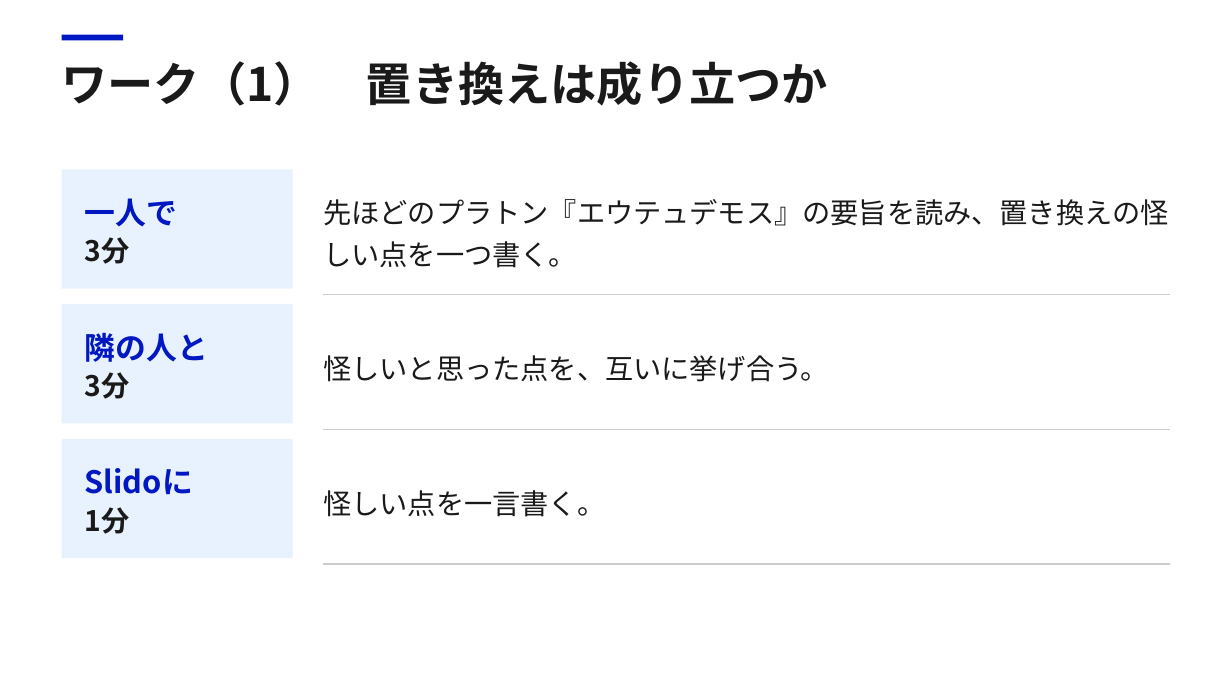
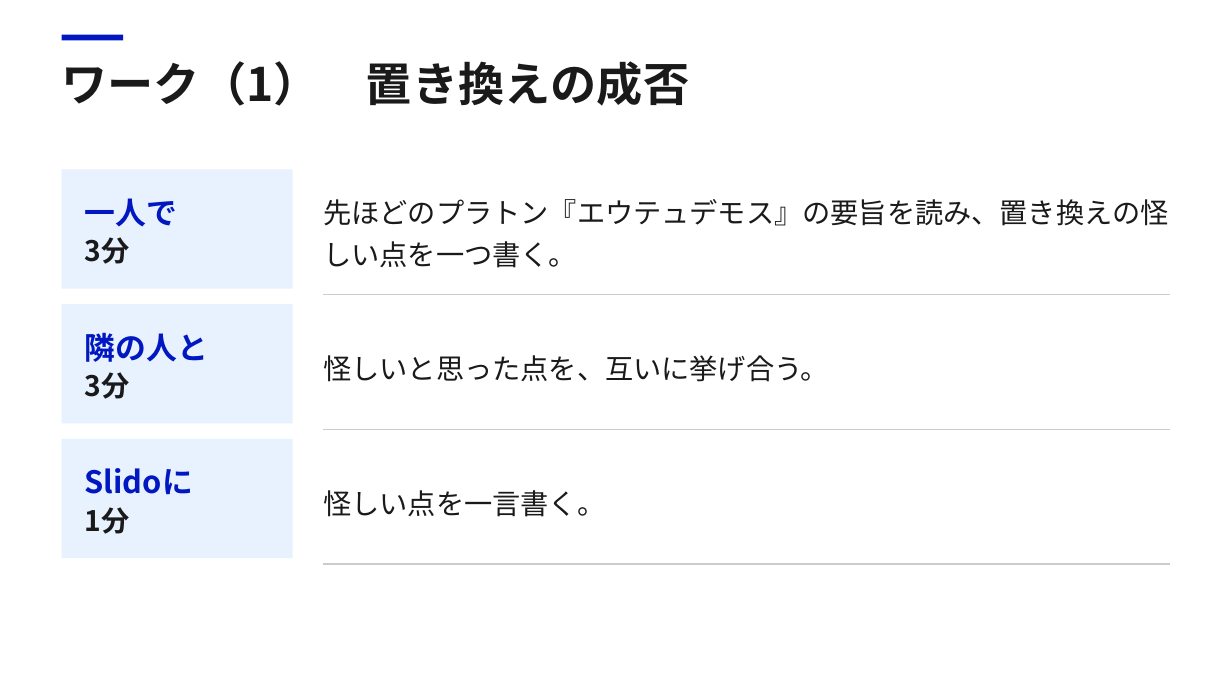
Before and after one commit to Daisetsu1980/markitdown, a slide deck: slide 12 of work/幸福_第2回/幸福_第2回.pptx. Drawn at 1232x693 pixels with LibreOffice and Linux fonts; fonts in the diff are those of the drawing. Boxes give left, top, right and bottom in pixels: in the first picture for what was removed or moved away, otherwise in the second. Text is boxed around its words. In the diff, an @@ line names an element or a change of style, - is before the commit and + after.

```diff
--- a/work/幸福_第2回/幸福_第2回.pptx
+++ b/work/幸福_第2回/幸福_第2回.pptx
@@ text at [62,61,689,106]: text changed @@
-ワーク（1） 置き換えは成り立つか
+ワーク（1） 置き換えの成否
```
Also in this commit, not shown: 9 other slides changed, 16 other files.
